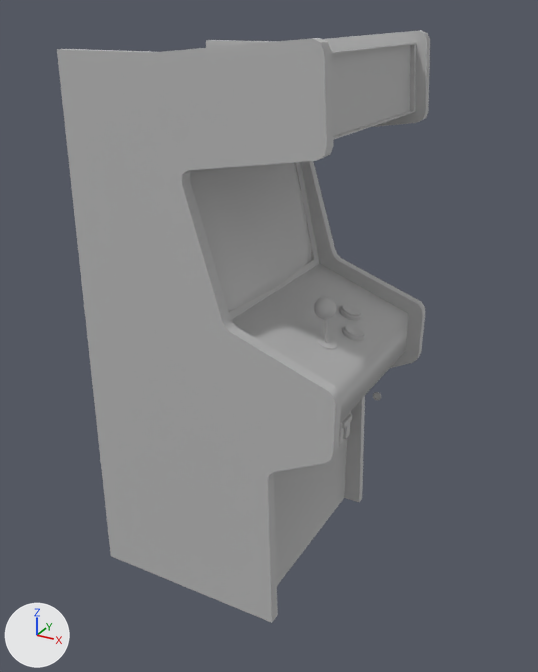
An edit to the FBX model Assets/Prefab/MONEDA.fbx, drawn before and after from the same camera.
One viewpoint serves both versions: a camera (50 mm lens) standing at (0.457, -0.82, 0.776) and looking at (0.016, -0.017, 0.375). Every picture has the same lights, and +X, +Y and +Z are marked at lower left. Both versions are drawn at frame 2 of the action 'MONEDA'; the numbers are the values there.

Objects in the first picture: 'MESH_JOYSTICK1'.
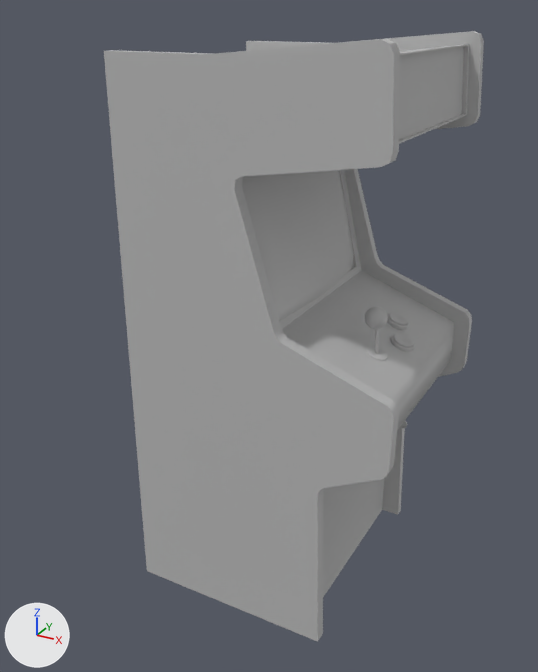
What changed in the scene script:
```text
Change ob_mesh_joystick1:
    ob_mesh_joystick1.location: (0.0, 0.0, 0.391) -> (0.067, 0.0, 0.391)
```

Where the change shows, as pixel boxes (x1, y1, x2, y2) in the pictures (538 x 672 px):
'MESH_JOYSTICK1', moved
    before: (57, 30, 430, 623)
    after: (104, 31, 484, 642)
